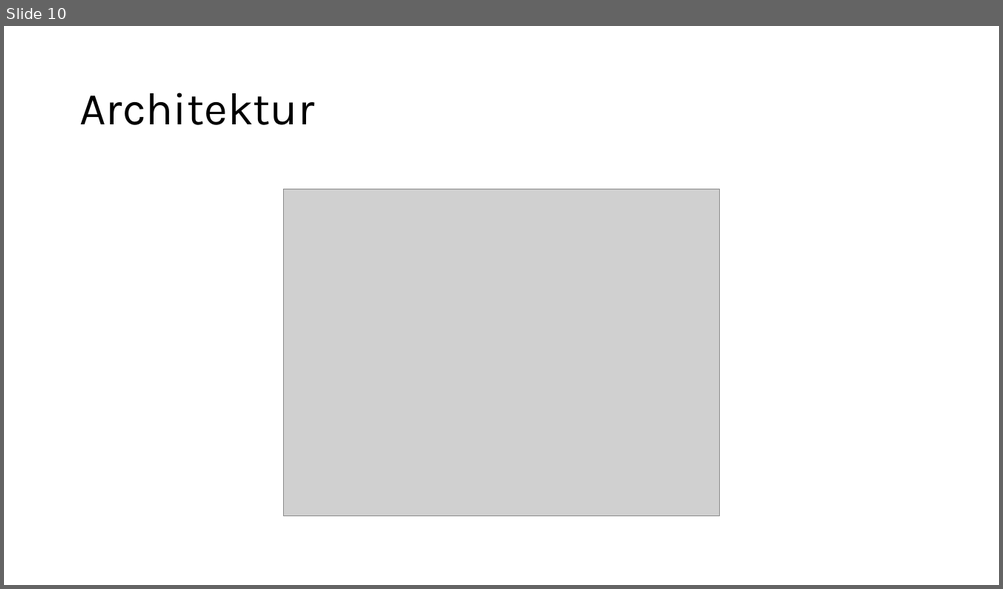
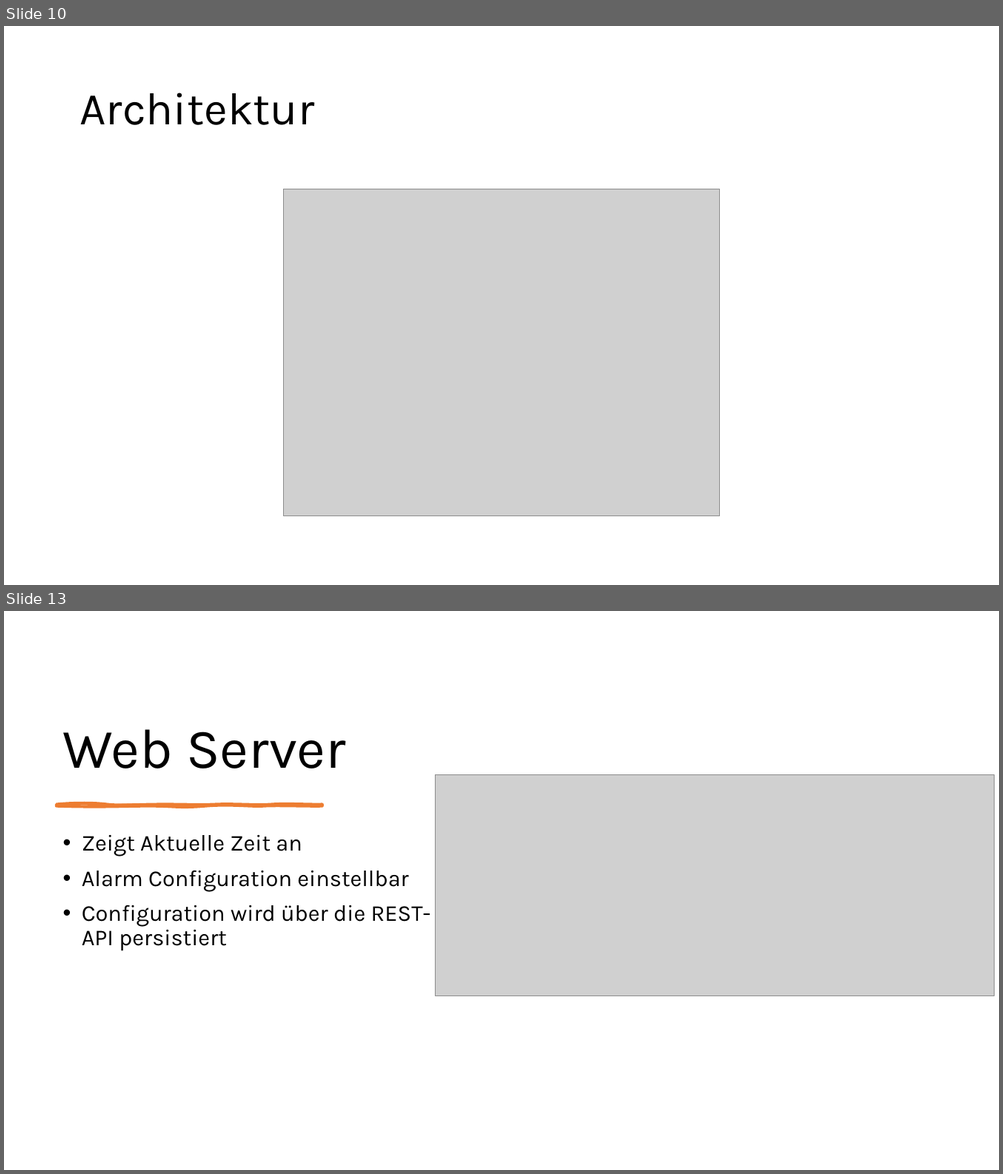
Before and after one commit to jannis1602/SmartAlarmClock, a slide deck: planung/Fachgespraech.pptx. Shown one above the other, each under a label of ours: slide 10 before the commit, slides 10 and 13 after it; the slides between them are not shown. The pictures are 1003x589 and 1003x1174 pixels, drawn with LibreOffice and Linux fonts; fonts in the diff are those of the drawing; grey boxes stand for pictures. Boxes give left, top, right and bottom in pixels: in the first picture for what was removed or moved away, otherwise in the second. Text is boxed around its words. In the diff, an @@ line names an element or a change of style, - is before the commit and + after.

```diff
--- a/planung/Fachgespraech.pptx
+++ b/planung/Fachgespraech.pptx
@@ slide 13 added at [4,611,999,1170], background #FFFFFF @@
@@ title added at [63,729,346,769], 54 pt, text #000000 @@
+Web Server
@@ picture added at [435,775,994,996] @@
@@ freeform shape added at [57,805,322,806], fill #ED7D31, outline #ED7D31 3 pt @@
@@ text added at [82,835,431,951], 22 pt, text #000000 @@
+• Zeigt Aktuelle Zeit an
+• Alarm Configuration einstellbar
+• Configuration wird über die REST-API persistiert
```
Also in this commit, not shown: 6 slides changed, 5 other slides added, 10 other files.
